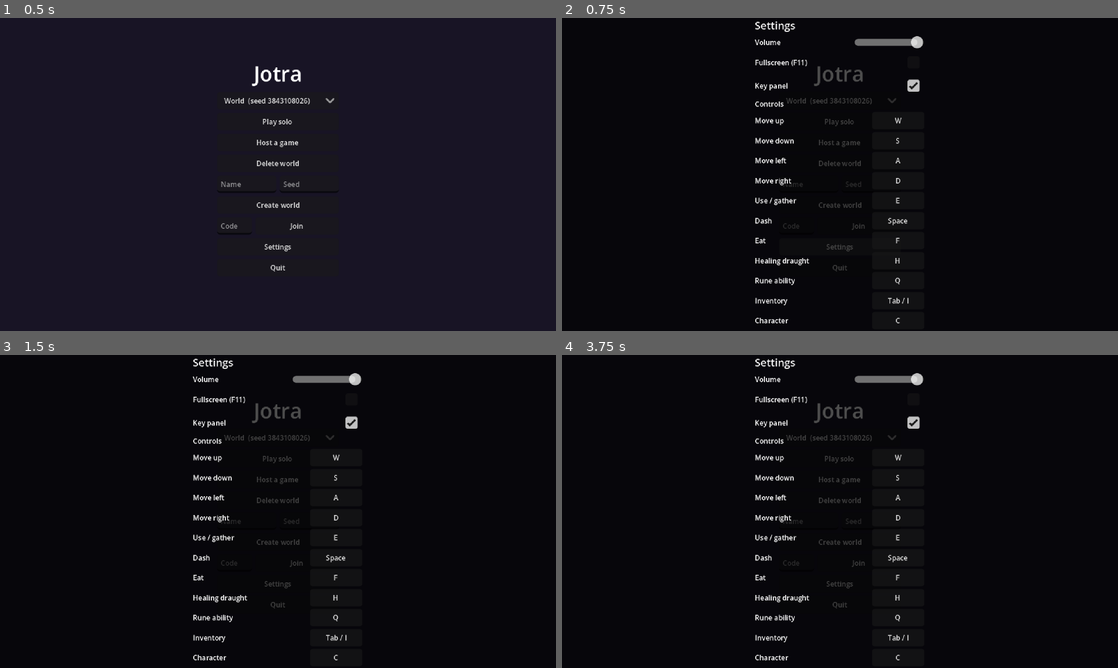
Above: before the commit, frames 1-4 (two rows, left to right).
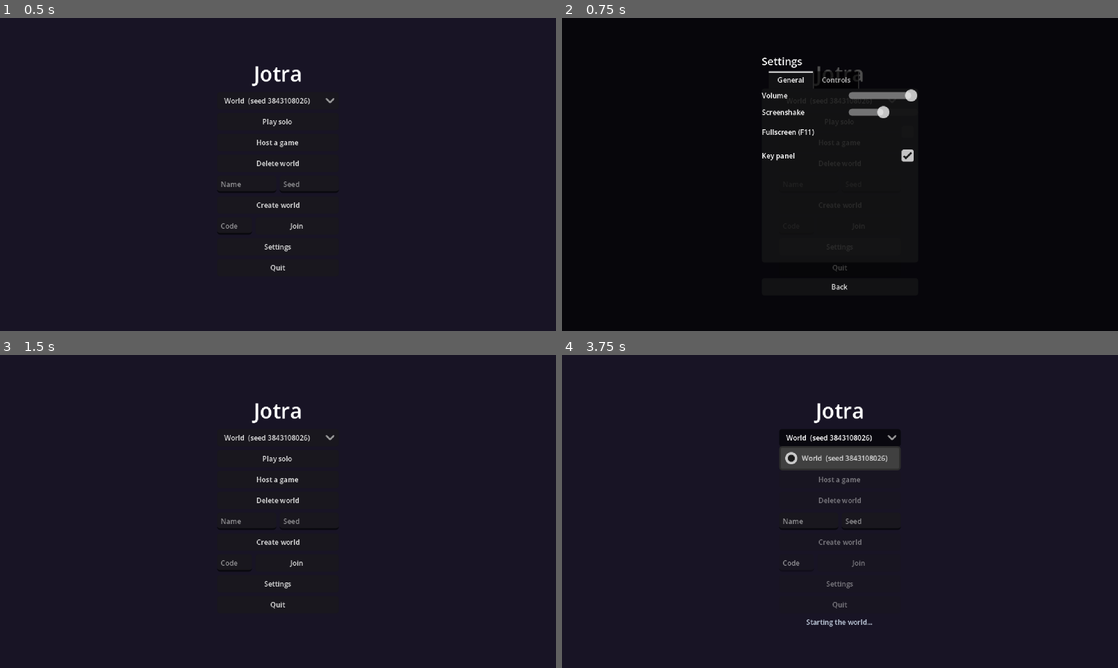
Above: after the commit, the same moments.

Repository: yggdrion/jotra
Game: Godot game, scene res://scenes/main.tscn
Two runs of this game, one before a commit and one after it. Both use one fixed random seed, a clock stepped at 60 frames per second and the inputs below.
Inputs (mouse positions are in pixels of both pictures, inside the frame that each line leads up to):
- Up to frame 1 (0.5 s): no input
- Up to frame 2 (0.75 s): click "Settings" at 0.5 s
- Up to frame 3 (1.5 s): click (278, 624) at 1.25 s, where only the run after the commit has a clickable "Back"
- Up to frame 4 (3.75 s): click "Play solo" at 2 s; click (840, 458) at 2.75 s, where only the run before the commit has a clickable "Play solo"; click "World (seed 3843108026)" at 3.5 s

Frame 1 is identical in both runs. In frame 2, 2.9% of the frame differs, in the area x 34-65%, y 1-98%; in frame 3, 86%; in frame 4, 87%, in the area x 0-100%, y 0-100%.

Commit message:
fix(client): unstick slow motion and fit settings, inventory and build menu
Hitstop reset Engine.time_scale from a timer that can fire a frame
before its end, leaving the game slowed for good; SlowMotion is now read
every frame. Settings get General and Controls tabs and a screenshake
slider (50% by default), the inventory's recipe list scrolls, and build
mode puts the weapon away and hides the ghost under the menu.

Co-Authored-By: Claude Opus 5.5 <noreply@anthropic.com>

Diff:
--- a/game/scripts/client/build_menu.gd
+++ b/game/scripts/client/build_menu.gd
@@ -17,6 +17,7 @@
 var recent: Array[StringName] = []
 var selected: StringName
 var _info := Label.new()
+var _panel := PanelContainer.new()
 var _hotbar := HBoxContainer.new()
 ## {piece id: {item id: Label}} of the cost labels.
 var _costs := {}
@@ -57,7 +58,7 @@
 	var theme := Theme.new()
 	theme.default_font_size = FONT_SIZE
 	theme.set_constant("icon_max_width", "Button", 16)
-	var panel := PanelContainer.new()
+	var panel := _panel
 	panel.theme = theme
 	panel.set_anchors_and_offsets_preset(Control.PRESET_CENTER_BOTTOM, Control.PRESET_MODE_MINSIZE)
 	panel.grow_horizontal = Control.GROW_DIRECTION_BOTH
@@ -82,6 +83,11 @@
 	_info.autowrap_mode = TextServer.AUTOWRAP_WORD
 	rows.add_child(_info)
 	_show_recent()
+
+
+## Whether the mouse is over the menu, where clicks pick pieces instead of building.
+func has_mouse() -> bool:
+	return visible and _panel.get_global_rect().has_point(_panel.get_global_mouse_position())
 
 
 ## Marks a piece as the chosen one and moves it onto the hotbar.
--- a/game/scripts/client/build_mode.gd
+++ b/game/scripts/client/build_mode.gd
@@ -57,8 +57,8 @@
 	_menu.choose(piece_id())
 
 
-## Puts the ghost on the tile under mouse and checks the chosen piece there; chunks are the
-## client's ChunkViews, for the props.
+## Puts the ghost on the tile under mouse and checks the chosen piece there, hiding it while the
+## mouse is over the menu; chunks are the client's ChunkViews, for the props.
 func update(
 	mouse: Vector2,
 	pieces: Dictionary,
@@ -77,6 +77,7 @@
 	if _ghost.piece == null or _ghost.piece.id != piece_id():
 		_ghost.piece = Building.Piece.new(piece_id())
 	_ghost.mask = Building.join_mask(pieces, tile, piece_id())
+	_ghost.visible = not _menu.has_mouse()
 
 
 ## The chosen piece, its cost against what the inventory holds, why it can't go here, and the
--- a/game/scripts/client/game_client.gd
+++ b/game/scripts/client/game_client.gd
@@ -157,7 +157,7 @@
 ## The swing we last made, and when: a hit on an enemy soon after is ours, for hitstop and shake.
 var _last_move: AttackDef
 var _last_swing_ms := 0
-var _hitstop_until := 0
+var _slow_motion := SlowMotion.new()
 ## The rooms and corridors of the dungeon run we are in, empty in the overworld, and its way
 ## out.
 var _area: Array[Rect2] = []
@@ -1046,15 +1046,8 @@
 
 
 func _slow(time_scale: float, seconds: float) -> void:
-	var until := Time.get_ticks_msec() + int(seconds * 1000)
-	if bot or until <= _hitstop_until:
-		return
-	_hitstop_until = until
-	Engine.time_scale = time_scale
-	# Ignores the time scale it is slowing.
-	await get_tree().create_timer(seconds, true, false, true).timeout
-	if Time.get_ticks_msec() >= _hitstop_until:
-		Engine.time_scale = 1.0
+	if not bot:
+		_slow_motion.start(time_scale, seconds, Time.get_ticks_msec())
 
 
 func _exit_tree() -> void:
@@ -1077,6 +1070,7 @@
 
 
 func _process(delta: float) -> void:
+	Engine.time_scale = _slow_motion.scale_at(Time.get_ticks_msec())
 	if bot and not _bot_done and Time.get_ticks_msec() > BOT_TIMEOUT_MS:
 		push_error(
 			(
@@ -1105,7 +1099,7 @@
 	else:
 		_tick_draw(bow)
 	_shake = move_toward(_shake, 0.0, 20.0 * delta)
-	_camera.offset = Vector2(randf_range(-1, 1), randf_range(-1, 1)) * _shake
+	_camera.offset = Vector2(randf_range(-1, 1), randf_range(-1, 1)) * _shake * Settings.shake
 	if _knock_vel != Vector2.ZERO:
 		_walk(_knock_vel * delta)
 		_knock_vel *= exp(-Content.tuning.knock_decay * delta)
@@ -1146,6 +1140,8 @@
 	_craft_menu.inventory = _inventory
 	if _craft_menu.visible and _craft_menu.stations.is_empty():
 		_craft_menu.toggle()
+	# Building puts the weapon away, so the menu and the ghost have the player's attention.
+	_me.holding = not _build.visible
 	if _build.visible:
 		var bodies: Array[Vector2] = [_me.position]
 		for view: Node2D in _views.values() + _enemy_views.values():
--- a/game/scripts/client/inventory_ui.gd
+++ b/game/scripts/client/inventory_ui.gd
@@ -1,12 +1,13 @@
 class_name InventoryUi
 extends CanvasLayer
 ## The inventory screen (Tab or I), in three columns: what is worn and its stats above the
-## backpack grid; an info panel on whatever the mouse is over; and the recipes, each with what
-## it needs against what the player has and, if it can't be crafted, why. Items are dragged to
-## move, stack, wear or take off; right click wears, takes off or eats at once. A line at the bottom
-## says so. With a chest open (show_storage) a fourth column shows it: right click moves a stack
-## from the backpack into it, a click on the chest takes one out. Everything is only a request:
-## the server's inventory comes back through show_inventory, the chest's through show_storage.
+## backpack grid; an info panel on whatever the mouse is over; and the recipes (scrolling), each
+## with what it needs against what the player has and, if it can't be crafted, why. Items are
+## dragged to move, stack, wear or take off; right click wears, takes off or eats at once. A line
+## at the bottom says so. With a chest open (show_storage) a fourth column shows it: right click
+## moves a stack from the backpack into it, a click on the chest takes one out. Everything is only
+## a request: the server's inventory comes back through show_inventory, the chest's through
+## show_storage.
 
 signal move_requested(from: int, to: int)
 signal equip_requested(index: int)
@@ -24,6 +25,8 @@
 const OK := Color("63c74d")
 const BAD := Color("e43b44")
 const INFO_WIDTH := 120
+## Height of the scrolling recipe list, so the screen stays inside the 360 px high view.
+const CRAFT_HEIGHT := 280
 ## The line at the bottom; %s is the inventory key.
 const CONTROLS := "Drag: move, stack, wear   Right click: wear, take off, eat   %s: close"
 const CHEST_CONTROLS := "Right click: put in the chest   Click the chest: take out   %s: close"
@@ -293,8 +296,14 @@
 
 
 func _build_crafting() -> Control:
+	var outer := VBoxContainer.new()
+	outer.add_child(_label("Crafting", HEADING))
+	var scroll := ScrollContainer.new()
+	scroll.custom_minimum_size.y = CRAFT_HEIGHT
+	scroll.horizontal_scroll_mode = ScrollContainer.SCROLL_MODE_DISABLED
+	outer.add_child(scroll)
 	var column := VBoxContainer.new()
-	column.add_child(_label("Crafting", HEADING))
+	scroll.add_child(column)
 	# By hand first, then by name.
 	var ids: Array = Content.recipes.keys()
 	ids.sort_custom(
@@ -332,7 +341,7 @@
 		button.pressed.connect(func() -> void: craft_requested.emit(id))
 		row.add_child(button)
 		_recipes[id] = {inputs = inputs, status = status, button = button}
-	return column
+	return outer
 
 
 ## data: the open chest's Inventory.to_data from the server, {} once it is closed. Opening one
--- a/game/scripts/client/settings_menu.gd
+++ b/game/scripts/client/settings_menu.gd
@@ -1,14 +1,19 @@
 class_name SettingsMenu
 extends CanvasLayer
-## Volume, fullscreen, the HUD's key panel and the controls (Settings.ACTIONS: click one, press
-## its new key), saved as they change. Used by the start menu and the escape menu; close() ends
-## it and emits closed.
+## Two tabs: General (volume, screenshake, fullscreen, the HUD's key panel) and Controls
+## (Settings.ACTIONS: click one, press its new key), the controls scrolling so the menu fits the
+## 360 px high view. Saved as they change. Used by the start menu and the escape menu; close()
+## ends it and emits closed.
 
 signal closed
+
+## Height of a tab's page; with the title, note and Back it stays inside the 360 px view.
+const PAGE_HEIGHT := 220
 
 var _rebinding := &""
 var _buttons := {}  # action -> Button
 var _note := Label.new()
+var _tabs := TabContainer.new()
 
 
 func _ready() -> void:
@@ -22,22 +27,34 @@
 	center.set_anchors_preset(Control.PRESET_FULL_RECT)
 	add_child(center)
 	var box := VBoxContainer.new()
-	box.custom_minimum_size.x = 150
+	box.custom_minimum_size.x = 180
 	box.add_theme_constant_override("separation", 3)
 	center.add_child(box)
 	box.add_child(_label("Settings", 12))
-	var volume := HSlider.new()
-	volume.max_value = 1.0
-	volume.step = 0.05
-	volume.value = Settings.volume
-	volume.custom_minimum_size.x = 80
-	volume.value_changed.connect(
-		func(value: float) -> void:
-			Settings.volume = value
-			Settings.apply()
-			Settings.save_file()
-	)
-	box.add_child(_row("Volume", volume))
+	_tabs.add_theme_font_size_override("font_size", 8)
+	_tabs.custom_minimum_size.y = PAGE_HEIGHT
+	box.add_child(_tabs)
+	_tabs.add_child(_general())
+	_tabs.add_child(_controls())
+	_note.add_theme_font_size_override("font_size", 8)
+	_note.modulate = Color("c0cbdc")
+	_note.autowrap_mode = TextServer.AUTOWRAP_WORD
+	box.add_child(_note)
+	var back := Button.new()
+	back.text = "Back"
+	back.add_theme_font_size_override("font_size", 8)
+	back.pressed.connect(close)
+	box.add_child(back)
+	_tabs.tab_changed.connect(func(_tab: int) -> void: _show_note())
+	_show_keys()
+
+
+func _general() -> Control:
+	var box := VBoxContainer.new()
+	box.name = "General"
+	box.add_theme_constant_override("separation", 3)
+	box.add_child(_row("Volume", _slider(Settings.volume, _set_volume)))
+	box.add_child(_row("Screenshake", _slider(Settings.shake, _set_shake)))
 	var fullscreen := CheckBox.new()
 	fullscreen.button_pressed = (
 		DisplayServer.window_get_mode() == DisplayServer.WINDOW_MODE_FULLSCREEN
@@ -57,7 +74,17 @@
 			Settings.save_file()
 	)
 	box.add_child(_row("Key panel", key_panel))
-	box.add_child(_label("Controls", 8))
+	return box
+
+
+func _controls() -> Control:
+	var scroll := ScrollContainer.new()
+	scroll.name = "Controls"
+	scroll.horizontal_scroll_mode = ScrollContainer.SCROLL_MODE_DISABLED
+	var box := VBoxContainer.new()
+	box.size_flags_horizontal = Control.SIZE_EXPAND_FILL
+	box.add_theme_constant_override("separation", 3)
+	scroll.add_child(box)
 	for action: StringName in Settings.ACTIONS:
 		var button := Button.new()
 		button.custom_minimum_size.x = 60
@@ -65,20 +92,36 @@
 		button.pressed.connect(_start_rebind.bind(action))
 		_buttons[action] = button
 		box.add_child(_row(Settings.ACTIONS[action][0], button))
-	_note.add_theme_font_size_override("font_size", 8)
-	_note.modulate = Color("c0cbdc")
-	box.add_child(_note)
-	var back := Button.new()
-	back.text = "Back"
-	back.add_theme_font_size_override("font_size", 8)
-	back.pressed.connect(close)
-	box.add_child(back)
-	_show_keys()
+	return scroll
+
+
+func _set_volume(value: float) -> void:
+	Settings.volume = value
+	Settings.apply()
+
+
+func _set_shake(value: float) -> void:
+	Settings.shake = value
+
+
+## A 0-1 slider in steps of 5%, calling changed and saving on every move.
+func _slider(value: float, changed: Callable) -> HSlider:
+	var slider := HSlider.new()
+	slider.max_value = 1.0
+	slider.step = 0.05
+	slider.value = value
+	slider.custom_minimum_size.x = 80
+	slider.value_changed.connect(
+		func(to: float) -> void:
+			changed.call(to)
+			Settings.save_file()
+	)
+	return slider
 
 
 func open() -> void:
 	_rebinding = &""
-	_note.text = "Click a control, then press its new key (Esc cancels)"
+	_show_note()
 	_show_keys()
 	visible = true
 
@@ -110,6 +153,11 @@
 	_show_keys()
 
 
+func _show_note() -> void:
+	var controls := _tabs.current_tab == 1
+	_note.text = "Click a control, then press its new key (Esc cancels)" if controls else ""
+
+
 func _start_rebind(action: StringName) -> void:
 	_rebinding = action
 	_show_keys()
--- /dev/null
+++ b/game/scripts/client/slow_motion.gd
@@ -0,0 +1,21 @@
+class_name SlowMotion
+extends RefCounted
+## Hitstop and the perfect dodge's slow motion: the time scale until a wall-clock end. Read every
+## frame (scale_at) instead of reset by a timer, which can fire a frame before the end and leave
+## the game slowed for good.
+
+var _scale := 1.0
+var _until_ms := 0
+
+
+## Slows to scale for seconds from now_ms, unless a slowdown that ends later is running.
+func start(scale: float, seconds: float, now_ms: int) -> void:
+	var until := now_ms + int(seconds * 1000)
+	if until <= _until_ms:
+		return
+	_until_ms = until
+	_scale = scale
+
+
+func scale_at(now_ms: int) -> float:
+	return _scale if now_ms < _until_ms else 1.0
--- a/game/scripts/settings.gd
+++ b/game/scripts/settings.gd
@@ -1,8 +1,8 @@
 class_name Settings
 extends RefCounted
 ## What the player sets in the settings menu, kept in user://settings.cfg: Master volume,
-## fullscreen, whether the HUD shows its key panel and the keys of the InputMap actions in
-## ACTIONS. apply() puts it all in force.
+## fullscreen, screenshake strength, whether the HUD shows its key panel and the keys of the
+## InputMap actions in ACTIONS. apply() puts it all in force.
 
 const PATH := "user://settings.cfg"
 ## action: [label, default physical keys]. Escape, 1-9 and F3/F11 are fixed.
@@ -24,6 +24,8 @@
 
 static var volume := 1.0
 static var fullscreen := true
+## Share of the full screenshake, 0 for none.
+static var shake := 0.5
 static var key_panel := true
 ## Goes up on every apply(), so screens showing keys know to redraw them.
 static var changes := 0
@@ -37,6 +39,7 @@
 		return
 	volume = clampf(float(file.get_value("audio", "volume", 1.0)), 0.0, 1.0)
 	fullscreen = bool(file.get_value("video", "fullscreen", true))
+	shake = clampf(float(file.get_value("video", "shake", 0.5)), 0.0, 1.0)
 	key_panel = bool(file.get_value("hud", "key_panel", true))
 	for action: StringName in ACTIONS:
 		var key := int(file.get_value("keys", action, 0))
@@ -48,6 +51,7 @@
 	var file := ConfigFile.new()
 	file.set_value("audio", "volume", volume)
 	file.set_value("video", "fullscreen", fullscreen)
+	file.set_value("video", "shake", shake)
 	file.set_value("hud", "key_panel", key_panel)
 	for action: StringName in keys:
 		file.set_value("keys", action, keys[action])
--- /dev/null
+++ b/game/tests/slow_motion_test.gd
@@ -0,0 +1,22 @@
+extends GdUnitTestSuite
+## SlowMotion: the time scale goes back to 1 at the end, however late a frame reads it.
+
+
+func test_slows_until_the_end_then_runs_normally() -> void:
+	var slow := SlowMotion.new()
+	assert_float(slow.scale_at(0)).is_equal(1.0)
+	slow.start(0.02, 0.1, 1000)
+	assert_float(slow.scale_at(1000)).is_equal(0.02)
+	assert_float(slow.scale_at(1099)).is_equal(0.02)
+	assert_float(slow.scale_at(1100)).is_equal(1.0)
+	assert_float(slow.scale_at(99999)).is_equal(1.0)
+
+
+func test_a_shorter_slowdown_does_not_cut_a_longer_one() -> void:
+	var slow := SlowMotion.new()
+	slow.start(0.3, 0.2, 1000)
+	slow.start(0.02, 0.05, 1010)
+	assert_float(slow.scale_at(1020)).is_equal(0.3)
+	slow.start(0.02, 0.5, 1100)
+	assert_float(slow.scale_at(1150)).is_equal(0.02)
+	assert_float(slow.scale_at(1600)).is_equal(1.0)
Not shown, added: game/scripts/client/slow_motion.gd.uid
Not shown, added: game/tests/slow_motion_test.gd.uid
Not shown, changed: CLAUDE.md
